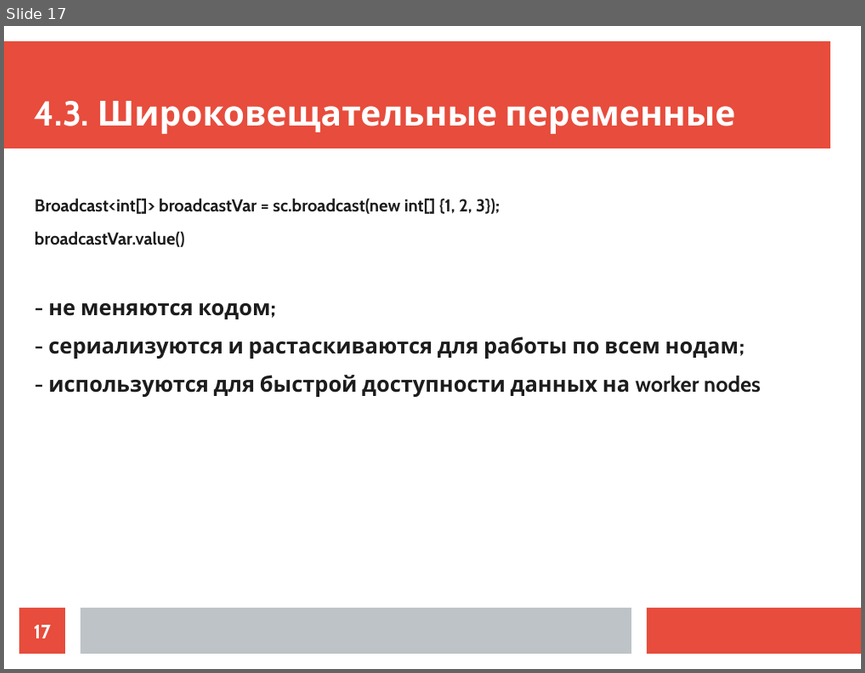
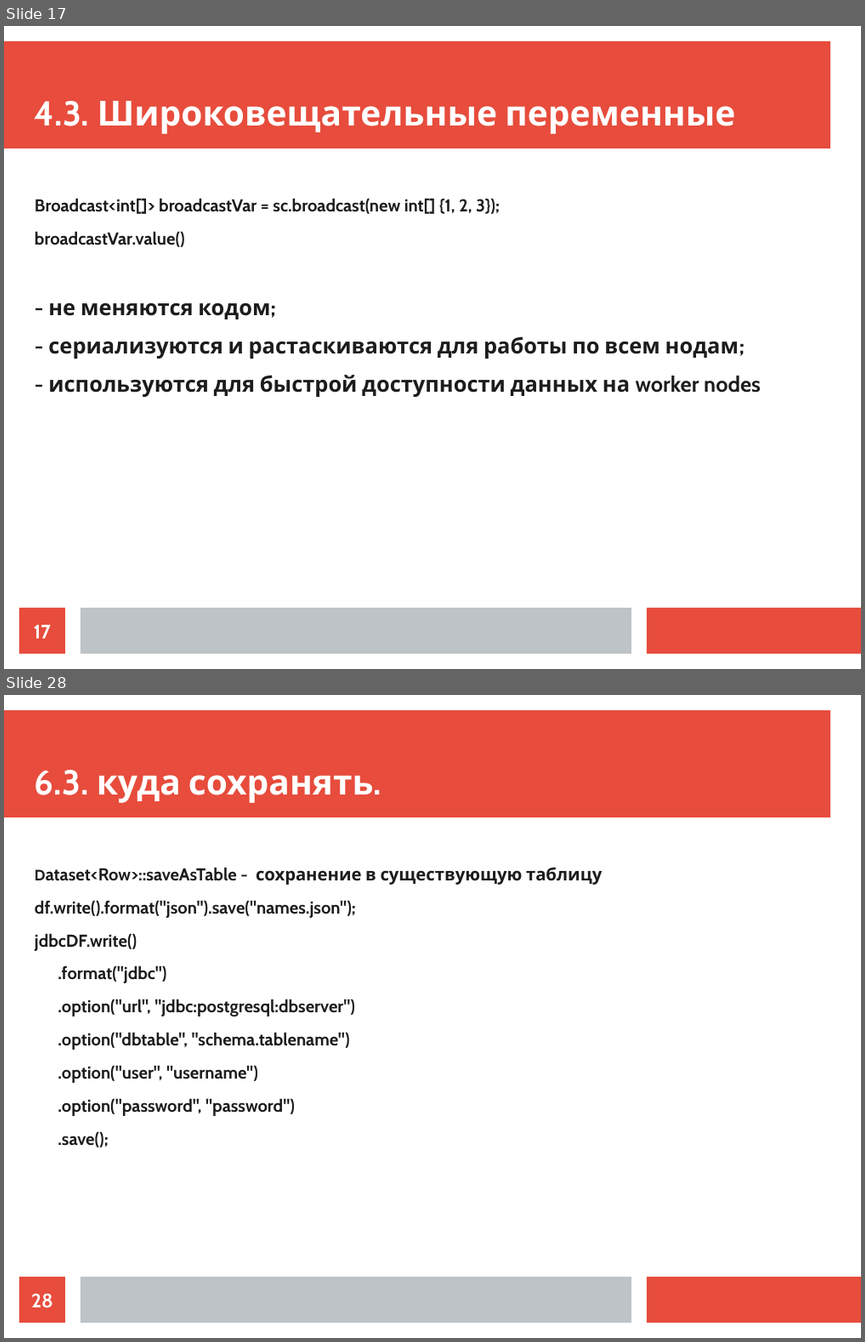
Before and after one commit to ilya1st/spark-samples, a slide deck: report_plan/report.odp. Shown one above the other, each under a label of ours: slide 17 before the commit, slides 17 and 28 after it; the slides between them are not shown. The pictures are 865x673 and 865x1342 pixels, drawn with LibreOffice and Linux fonts; fonts in the diff are those of the drawing. Boxes give left, top, right and bottom in pixels: in the first picture for what was removed or moved away, otherwise in the second. Text is boxed around its words. In the diff, an @@ line names an element or a change of style, - is before the commit and + after.

```diff
--- a/report_plan/report.odp
+++ b/report_plan/report.odp
@@ slide 28 added at box(4, 695, 861, 1338), background #FFFFFF; not listed: 3 template elements that a slide beside it also shows @@
@@ title added at box(35, 770, 374, 803), 32 pt, text #FFFFFF, bold @@
+6.3. куда сохранять.
@@ text added at box(35, 867, 602, 1147), 16 pt, text #1C1C1C, bold @@
+Dataset<Row>::saveAsTable - сохранение в существующую таблицу
+df.write().format("json").save("names.json");
+jdbcDF.write()
+.format("jdbc")
+.option("url", "jdbc:postgresql:dbserver")
+.option("dbtable", "schema.tablename")
+.option("user", "username")
+.option("password", "password")
+.save();
@@ page number added at box(19, 1276, 65, 1322), fill #E74C3C, 18 pt, text #FFFFFF, bold @@
+28
```
Also in this commit, not shown: 3 slides changed, 12 other slides added, 6 slides removed, 2 other files.
